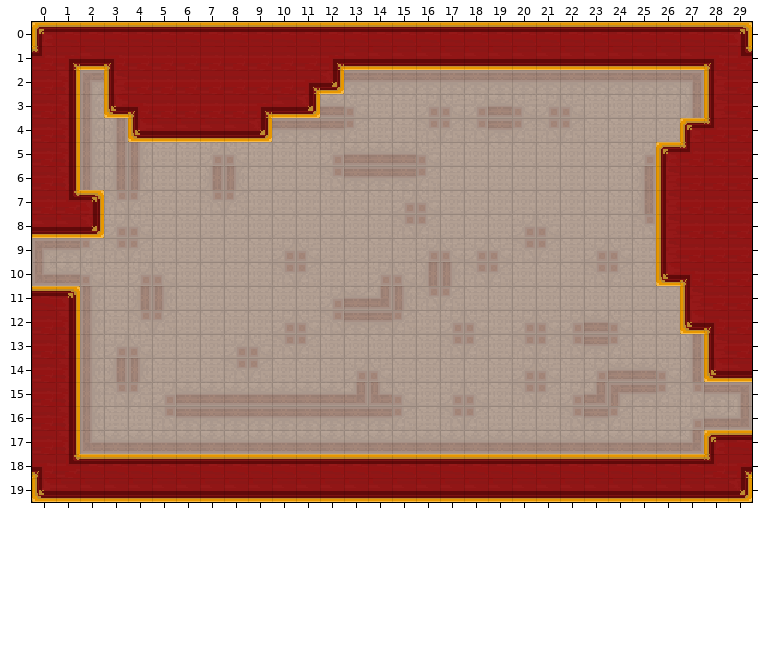
Two states of a Tiled map, Assets/maps/HubRooms/5 - Higher Class Rooms/E3 room.tmx. The picture above was drawn from the file before the commit.
Cells are 16x16 px. Shown: x 0..29, y 0..19.
After:
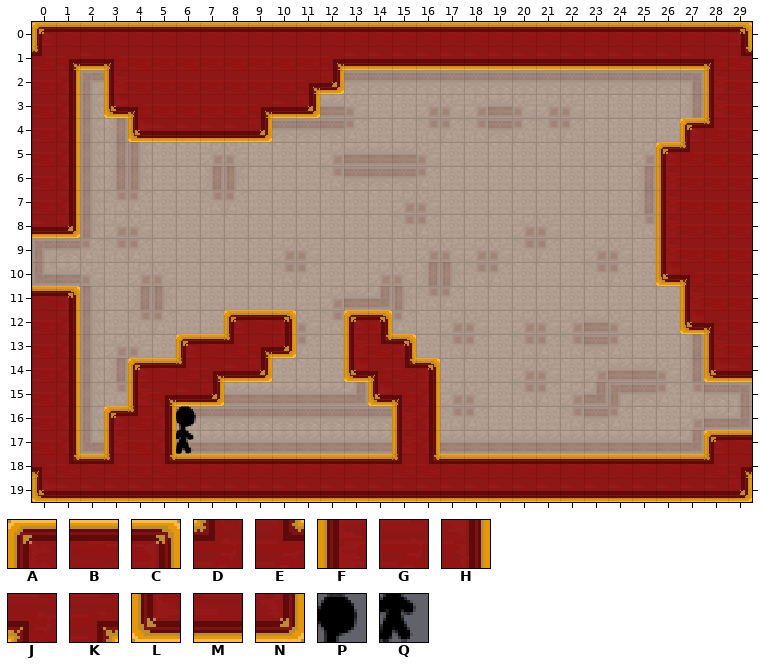
Key: from "Carpet": A 0, B 1, C 2, D 3, E 4, F 5, G 6, H 7, J 8, K 9, L 10, M 11, N 12; from "PlaceholderSprites": P 62, Q 77.
_ is an empty cell, . an unchanged one.
Tiles of an added or newly shown layer are drawn over the layers below it.
Changes in this commit:
--- layer "ground"
@@ x 1..2 @@
- 7 EC
- 8 MN
+ 7 H_
+ 8 N_
@@ x 3..16 @@
-12 .....__...._..
-13 ...___.....__.
-14 .___........__
-15 ._..........._
-16 __..........._
-17 __..........._
-18 BB...........B
+12 .....AB....C..
+13 ...ABD.....EC.
+14 .ABD........EC
+15 .F...........H
+16 AD...........H
+17 FG...........H
+18 DG...........E
--- layer "annotations (for game objects)" (added)
@@ x 5..15 @@
-12 ....._.._..
-13 ....__.._..
-14 ..___...__.
-15 ___......__
-16 __........_
-17 __........_
-18 _........._
+12 .....C..A..
+13 ....KN..F..
+14 ..KMN...LJ.
+15 KMN......LJ
+16 HP........F
+17 HQ........F
+18 E.........D
